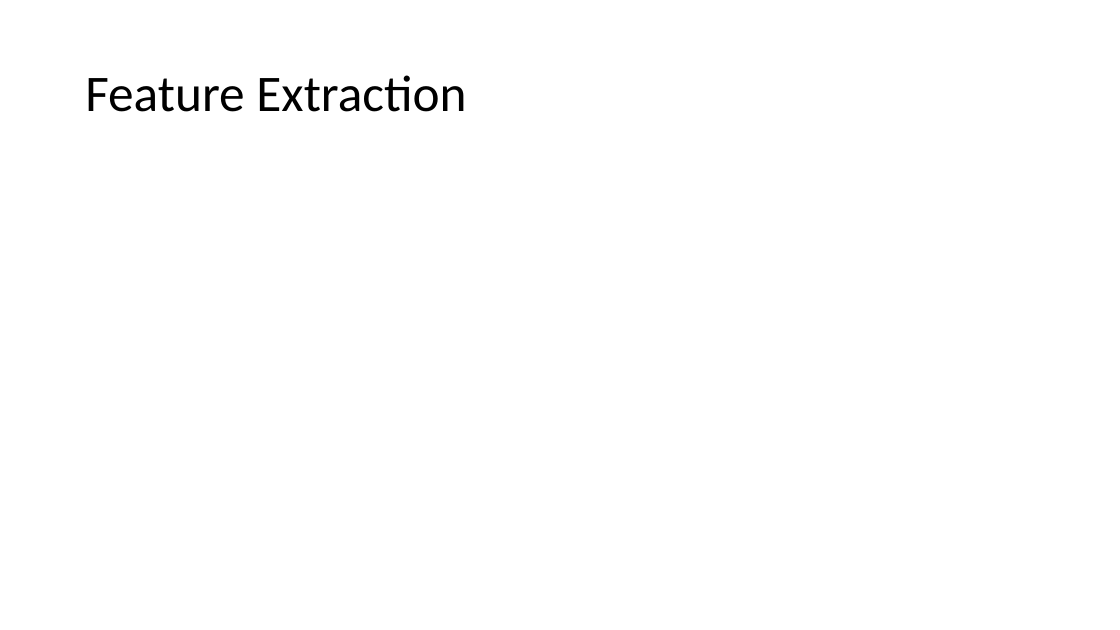
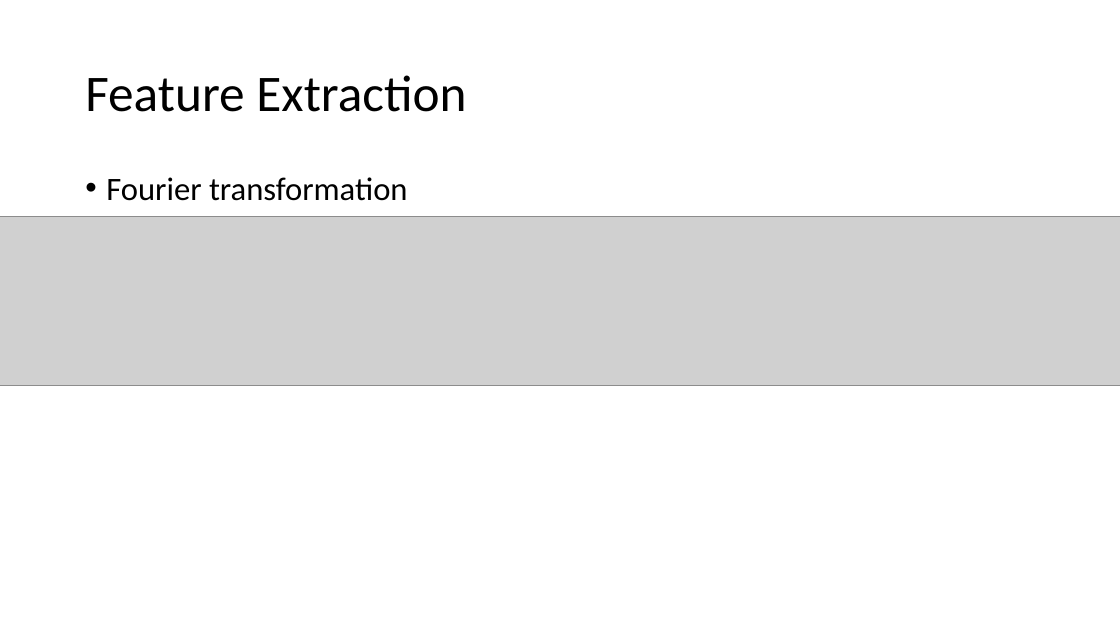
Before and after one commit to McGrathWormStuff/Image_Processing, a slide deck: slide 4 of Image Processing Presentation.pptx. Drawn at 1120x630 pixels with LibreOffice and Linux fonts; fonts in the diff are those of the drawing; grey boxes stand for pictures. Boxes give left, top, right and bottom in pixels: in the first picture for what was removed or moved away, otherwise in the second. Text is boxed around its words. In the diff, an @@ line names an element or a change of style, - is before the commit and + after.

```diff
--- a/Image Processing Presentation.pptx
+++ b/Image Processing Presentation.pptx
@@ text added at bbox=[106, 177, 408, 201], 28 pt, text #000000 @@
+• Fourier transformation
@@ picture added at bbox=[0, 216, 1120, 385] @@
```
Also in this commit, not shown: 4 other slides changed, 8 slides added, 3 slides removed.
